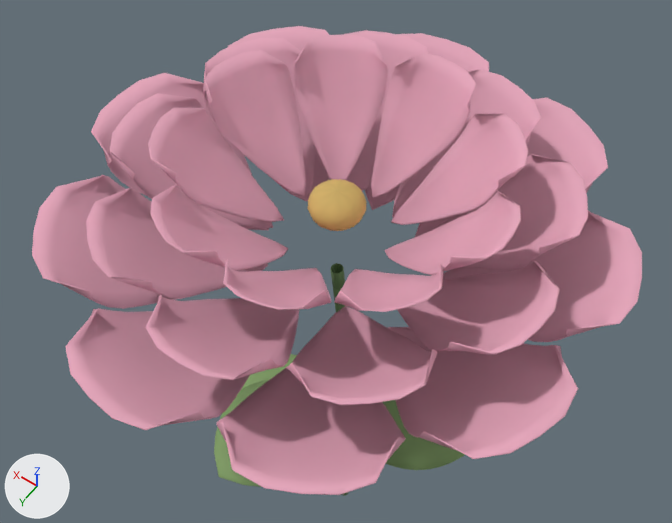
What one commit did to the glTF model www/models/flowers/peony-fine-v2.glb.
The view is the same before and after, from a 50 mm lens placed at (-0.859, 1.257, 3.391), pointed at (0.187, -0.208, 1.088). The lights are fixed; the arrows at lower left show +X, +Y and +Z. The first picture is the older version. Vertices at exactly the same position are counted once.

Objects in the first picture: 'peony-fine-v2-center', 'peony-fine-v2-leaf', 'peony-fine-v2-petal' and 1 more.
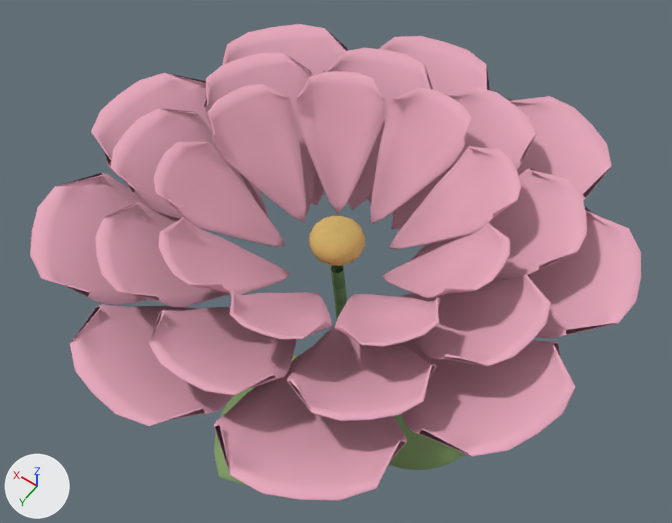
Location of each change, [x1, y1, x2, y2] in pixels of the pictures (672 x 523 px; the box of a moved part takes in the faces that stretch with it):
'peony-fine-v2-petal', reshaped: before [32, 26, 642, 495]; after [30, 24, 641, 501]
'peony-fine-v2-center', moved: before [308, 179, 366, 231]; after [309, 216, 365, 266]
part 2 of me_peony_fine_v2_petal, moved or reshaped: before [91, 73, 269, 230]; after [91, 73, 267, 215]
part 3 of me_peony_fine_v2_petal, moved or reshaped (mostly hidden before): before [227, 26, 330, 199]; after [222, 24, 349, 206]
part 4 of me_peony_fine_v2_petal, moved or reshaped: before [365, 33, 489, 210]; after [368, 36, 490, 206]
part 5 of me_peony_fine_v2_petal, moved or reshaped: before [415, 98, 608, 237]; after [507, 96, 612, 201]
part 6 of me_peony_fine_v2_petal, moved or reshaped: before [443, 210, 642, 342]; after [493, 207, 641, 338]
part 7 of me_peony_fine_v2_petal, moved or reshaped: before [388, 327, 578, 459]; after [400, 340, 575, 456]
part 8 of me_peony_fine_v2_petal, moved or reshaped: before [216, 368, 406, 495]; after [214, 347, 407, 501]
part 9 of me_peony_fine_v2_petal, moved or reshaped: before [65, 308, 250, 430]; after [70, 304, 233, 426]
part 10 of me_peony_fine_v2_petal, moved or reshaped: before [32, 175, 176, 309]; after [30, 173, 180, 305]
part 11 of me_peony_fine_v2_petal, moved or reshaped: before [86, 30, 588, 405]; after [95, 48, 587, 421]

What the commit changed:
me_peony_fine_v2_center is used by ob_peony_fine_v2_center; location (0.0, 0.0, 0.0).
me_peony_fine_v2_center had 144 vertices, 256 faces and spanned x -0.033..0.117, y -0.085..0.065, z 1.581..1.686.
me_peony_fine_v2_center now has 144 vertices, 256 faces and spans x -0.033..0.117, y -0.085..0.065, z 1.44..1.545.
me_peony_fine_v2_center part 1: the whole mesh is moved by (0.0, 0.0, -0.141).
me_peony_fine_v2_petal is used by ob_peony_fine_v2_petal; location (0.0, 0.0, 0.0).
me_peony_fine_v2_petal had 4914 vertices, 9720 faces and spanned x -0.69..0.8, y -0.77..0.75, z 1.37..1.8.
me_peony_fine_v2_petal now has 4914 vertices, 9720 faces and spans x -0.69..0.8, y -0.75..0.74, z 1.37..1.68.
me_peony_fine_v2_petal part 2: the loose piece of 182 vertices spanning x 0.28..0.8, y -0.22..0.2, z 1.37..1.6 is moved by (0.0, 0.0, 0.01).
me_peony_fine_v2_petal part 3: the loose piece of 182 vertices spanning x 0.22..0.69, y -0.59..-0.16, z 1.37..1.6 is moved by (0.0, 0.0, 0.01).
me_peony_fine_v2_petal part 4: the loose piece of 182 vertices spanning x -0.06..0.35, y -0.77..-0.24, z 1.37..1.6 is moved by (0.0, 0.01, 0.01).
me_peony_fine_v2_petal part 5: the loose piece of 182 vertices spanning x -0.45..-0.06, y -0.71..-0.21, z 1.37..1.6 is moved by (0.0, 0.0, 0.01).
me_peony_fine_v2_petal part 6: the loose piece of 182 vertices spanning x -0.69..-0.18, y -0.41..-0.02, z 1.37..1.6 is moved by (0.0, 0.0, 0.01).
me_peony_fine_v2_petal part 7: the loose piece of 182 vertices spanning x -0.69..-0.18, y 0.0..0.39, z 1.37..1.6 is moved by (0.0, 0.0, 0.01).
me_peony_fine_v2_petal part 8: the loose piece of 182 vertices spanning x -0.45..-0.06, y 0.19..0.69, z 1.37..1.6 is moved by (0.0, 0.01, 0.01).
me_peony_fine_v2_petal part 9: the loose piece of 182 vertices spanning x -0.06..0.35, y 0.22..0.75, z 1.37..1.6 is moved by (0.0, -0.01, 0.01).
me_peony_fine_v2_petal part 10: the loose piece of 182 vertices spanning x 0.22..0.69, y 0.14..0.57, z 1.37..1.6 is moved by (0.0, 0.0, 0.01).
me_peony_fine_v2_petal part 11: 3276 of 4914 vertices moved; they spanned x -0.56..0.65, y -0.6..0.6, z 1.46..1.8 and now span x -0.56..0.66, y -0.6..0.6, z 1.4..1.68; mean shift (0.0, 0.0, -0.07); largest move (-0.36, 0.17, 1.8) -> (-0.37, 0.18, 1.68).
